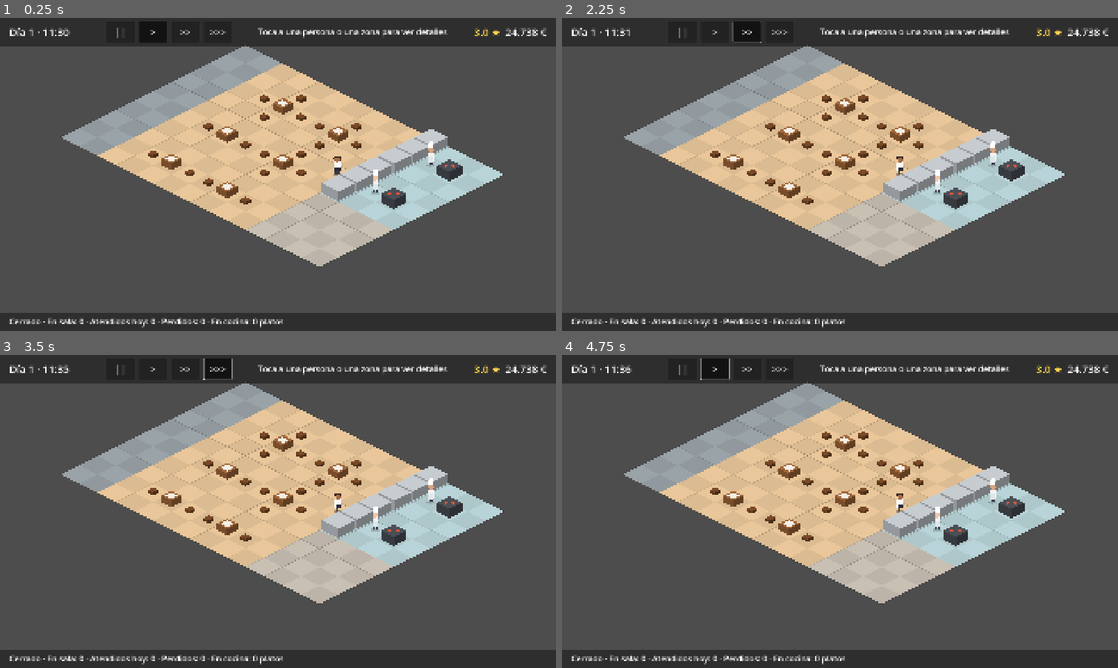
Above: before the commit, frames 1-4 (two rows, left to right).
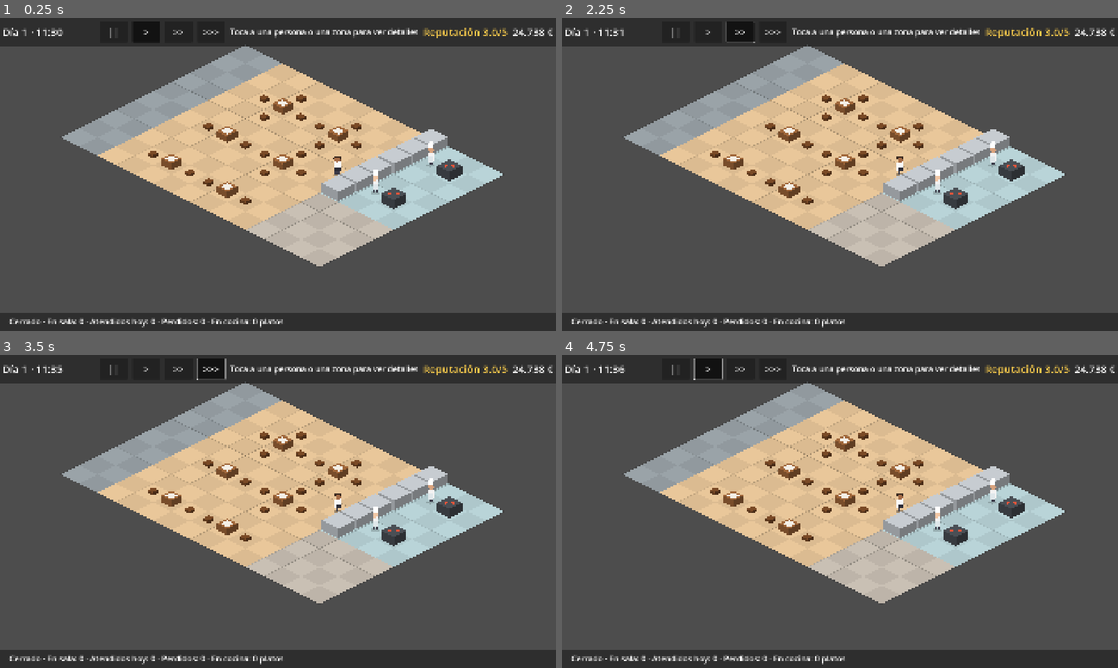
Above: after the commit, the same moments.

Repository: Fercho-93/Gestion_Restaurante
Game: Godot game, scene res://scenes/main/main.tscn
The game is run twice, just before and just after one commit, with the same random seed, the same clock (stepped at 60 frames per second) and the same inputs.
Inputs:
- Up to frame 1 (0.25 s): no input
- Up to frame 2 (2.25 s): click "||" at 0.5 s; click ">" at 1.25 s; click ">>" at 2 s
- Up to frame 3 (3.5 s): click ">>>" at 2.75 s
- Up to frame 4 (4.75 s): click "||" at 3.5 s; click ">" at 4.25 s

The runs differ from the first frame. In frame 1, 1.1% of the frame differs, in the area x 0-100%, y 1-8%; in frame 2, 1.1%; in frame 3, 1.2%; in frame 4, 1.2%.

Commit message:
Publicación automática del juego en GitHub Pages
Workflow que pasa las pruebas, exporta el juego a web (sin hilos, válido
para GitHub Pages) y lo publica en cada push a main. Aviso para girar el
móvil en vertical y reputación sin el símbolo de estrella, que la fuente
web no incluye.

Co-Authored-By: Claude Opus 5.5 <noreply@anthropic.com>
Claude-Session: https://claude.ai/code/session_01RaC8gh2ZAzYGHrEh2JUJL9

Diff:
--- a/game/ui/day_report.gd
+++ b/game/ui/day_report.gd
@@ -53,7 +53,7 @@
 		for reason in r["motivos_perdida"]:
 			reasons.append("%s: %d" % [reason, r["motivos_perdida"][reason]])
 		_line("Grupos perdidos: %d  (%s)" % [lost, ", ".join(reasons)], 24, Color("e57373"))
-	_line("Satisfacción media: %d/100 · Reputación: %.1f ★" % [roundi(r["satisfaccion_media"]), r["reputacion"]])
+	_line("Satisfacción media: %d/100 · Reputación: %.1f/5" % [roundi(r["satisfaccion_media"]), r["reputacion"]])
 	if r["platos_tirados"] > 0:
 		_line("Platos tirados: %d" % r["platos_tirados"], 24, Color("e57373"))
 	for k in r["ingresos"]:
--- a/game/ui/hud.gd
+++ b/game/ui/hud.gd
@@ -7,6 +7,7 @@
 @onready var info_label: Label = %InfoLabel
 @onready var stats_label: Label = %StatsLabel
 @onready var day_report: DayReport = %DayReport
+@onready var rotate_hint: Control = %RotateHint
 @onready var speed_buttons := {
 	0: %PauseButton,
 	1: %Speed1Button,
@@ -25,10 +26,13 @@
 
 
 func _process(_delta: float) -> void:
+	# En el navegador del móvil no se puede forzar la horizontal: avisamos.
+	var window := get_viewport().get_visible_rect().size
+	rotate_hint.visible = window.x < window.y
 	var sim := Game.sim
 	time_label.text = Game.clock.get_time_text()
 	money_label.text = "%s €" % format_money(sim.finances.money)
-	rating_label.text = "%.1f ★" % sim.average_stars()
+	rating_label.text = "Reputación %.1f/5" % sim.average_stars()
 	var status := "Abierto" if sim.is_open_for_new_customers() else "Cerrado"
 	stats_label.text = "%s · En sala: %d · Atendidos hoy: %d · Perdidos: %d · En cocina: %d platos" % [
 		status, sim.customers_inside(), sim.day_stats["clientes_servidos"],
--- a/game/ui/hud.tscn
+++ b/game/ui/hud.tscn
@@ -82,7 +82,7 @@
 layout_mode = 2
 theme_override_colors/font_color = Color(1, 0.82, 0.3, 1)
 theme_override_font_sizes/font_size = 36
-text = "2.5 ★"
+text = "Reputación 2.5/5"
 vertical_alignment = 1
 
 [node name="MoneyLabel" type="Label" parent="TopBar/Margin/Row"]
@@ -127,3 +127,21 @@
 unique_name_in_owner = true
 layout_mode = 2
 script = ExtResource("2_report")
+
+[node name="RotateHint" type="PanelContainer" parent="."]
+unique_name_in_owner = true
+visible = false
+anchors_preset = 15
+anchor_right = 1.0
+anchor_bottom = 1.0
+grow_horizontal = 2
+grow_vertical = 2
+
+[node name="Label" type="Label" parent="RotateHint"]
+layout_mode = 2
+theme_override_font_sizes/font_size = 72
+text = "Gira el móvil
+para jugar en horizontal"
+horizontal_alignment = 1
+vertical_alignment = 1
+autowrap_mode = 3
Not shown, added: game/export_presets.cfg
Not shown, added: .github/workflows/pages.yml
Not shown, changed: .gitignore
Not shown, changed: README.md
